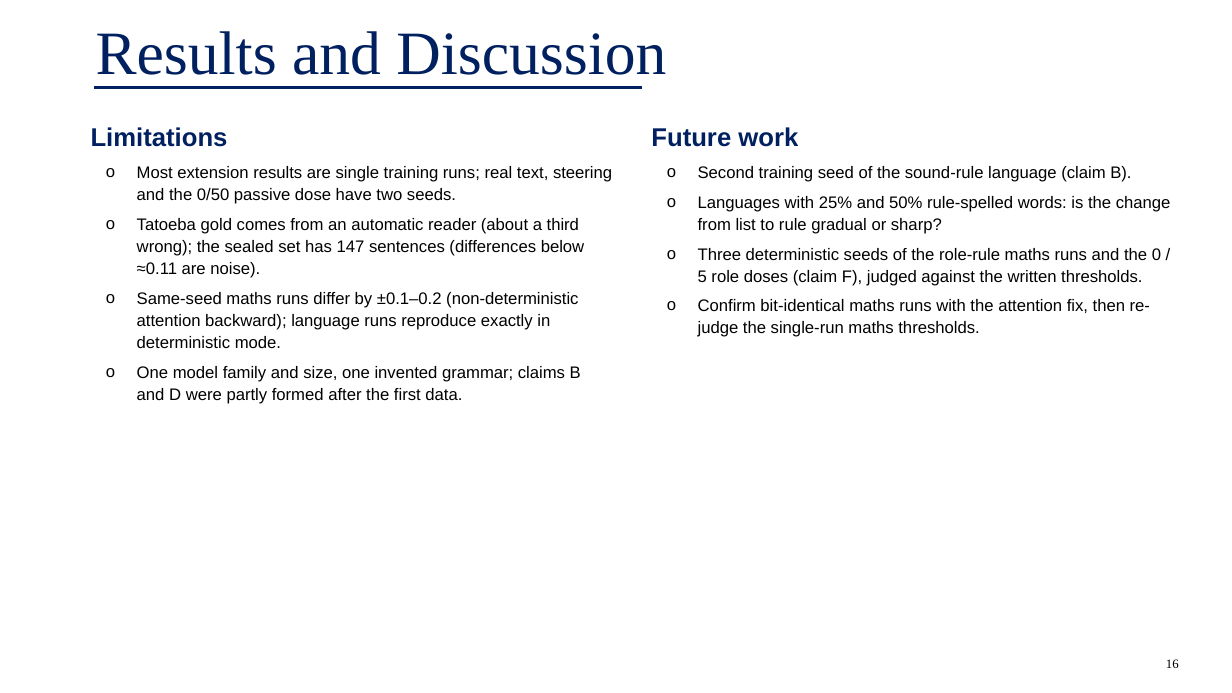
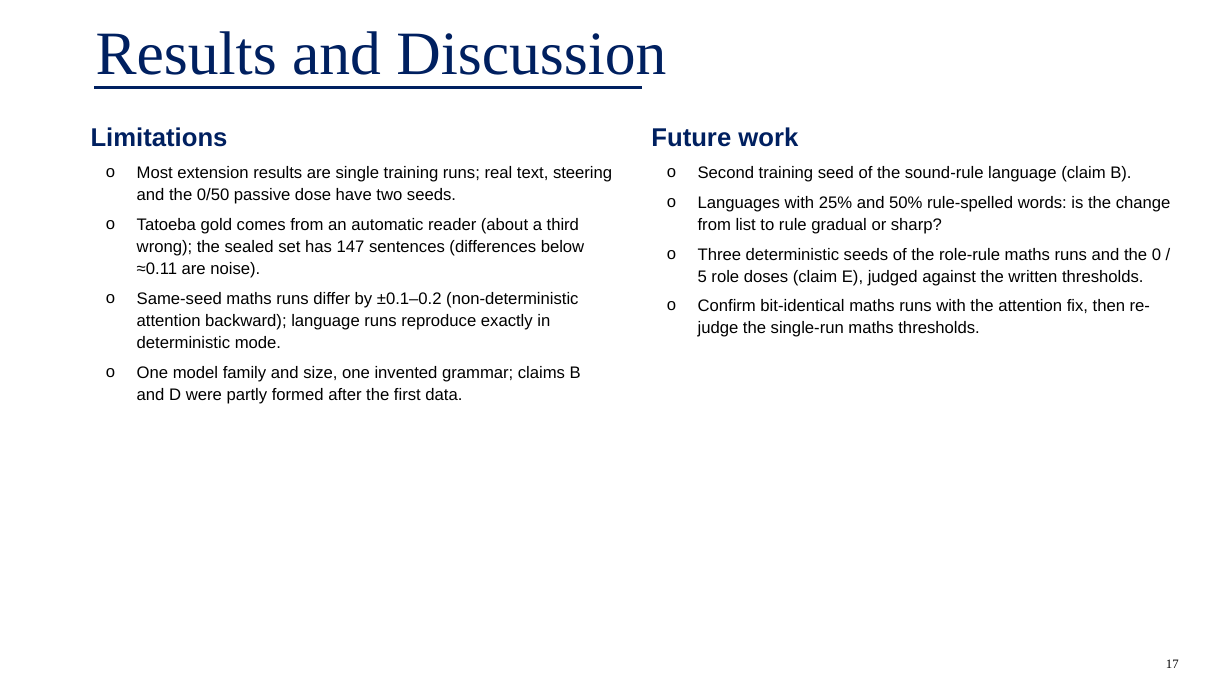
Before and after one commit to Lsidvd234/alien-rosetta, a slide deck: slide 17 of submission/Alien_Rosetta_presentation.pptx (slide 16 before the commit). Drawn at 1232x693 pixels with LibreOffice and Linux fonts; fonts in the diff are those of the drawing. Boxes give left, top, right and bottom in pixels: in the first picture for what was removed or moved away, otherwise in the second. Text is boxed around its words. In the diff, an @@ line names an element or a change of style, - is before the commit and + after.

```diff
--- a/submission/Alien_Rosetta_presentation.pptx
+++ b/submission/Alien_Rosetta_presentation.pptx
@@ text at [698,248,1161,286]: text changed @@
-o Three deterministic seeds of the role-rule maths runs and the 0 / 5 role doses (claim F), judged against the written thresholds.
+o Three deterministic seeds of the role-rule maths runs and the 0 / 5 role doses (claim E), judged against the written thresholds.
@@ page number at [1166,659,1179,668]: text changed @@
-16
+17
```
Also in this commit, not shown: 3 other slides changed, 1 slide added, 25 other files.
